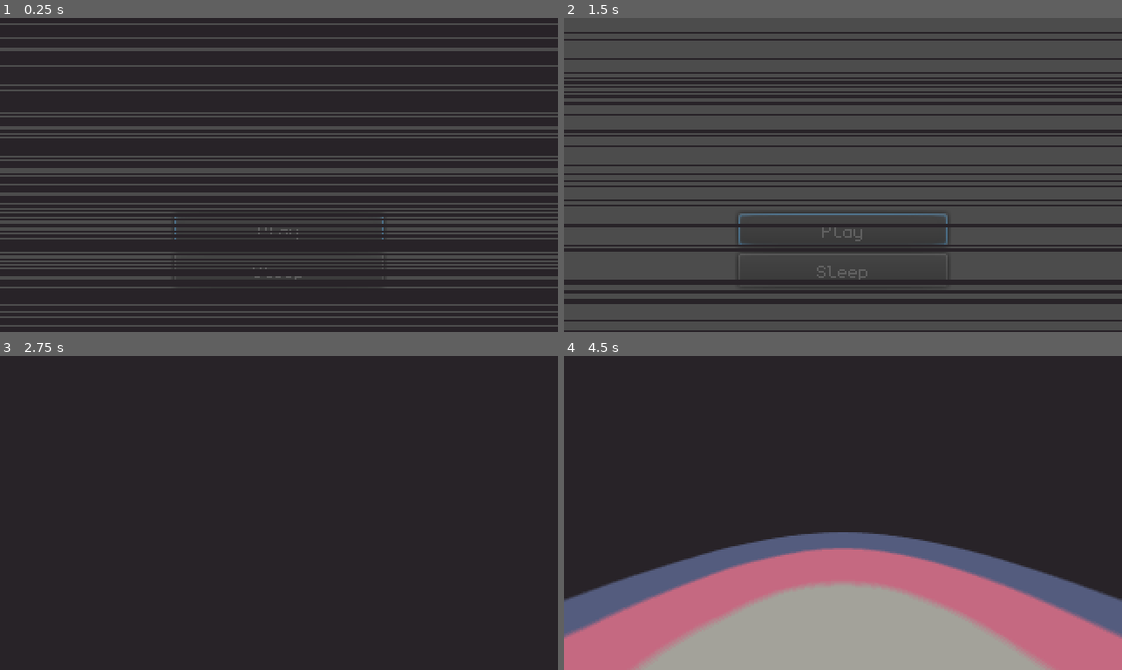
Above: before the commit, frames 1-4 (two rows, left to right).
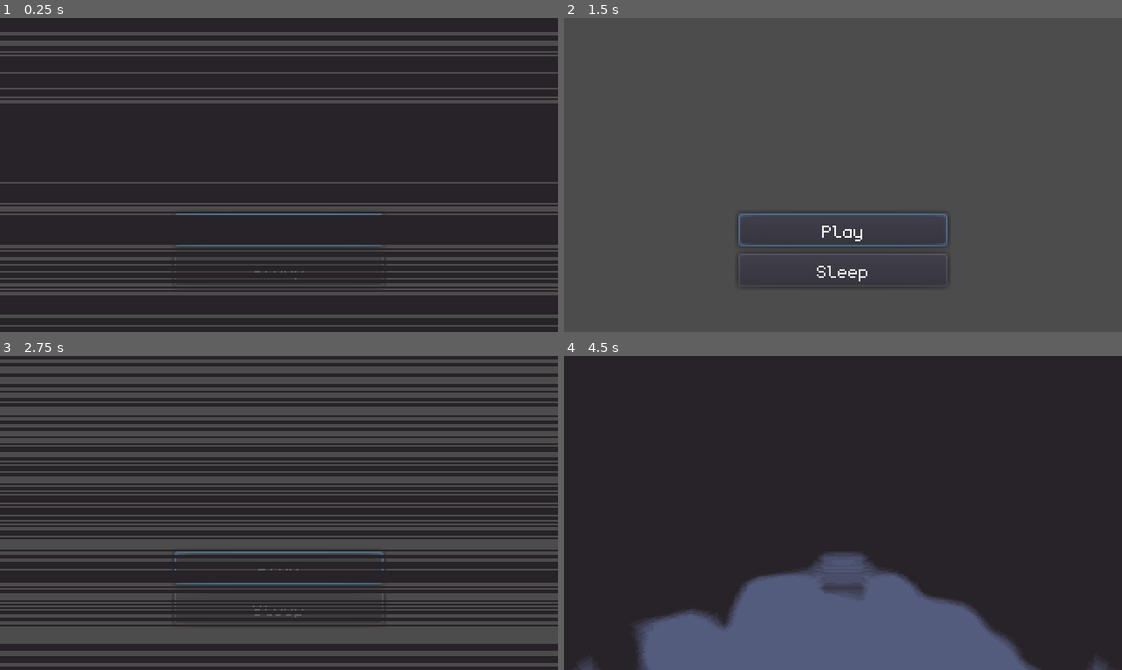
Above: after the commit, the same moments.

Repository: Kapendev/monologos
Game: Godot game, scene res://src/Main.tscn
Two runs of this game, one before a commit and one after it. Both use one fixed random seed, a clock stepped at 60 frames per second and the inputs below.
Inputs (mouse positions are in pixels of both pictures, inside the frame that each line leads up to):
- Up to frame 1 (0.25 s): no input
- Up to frame 2 (1.5 s): tap Enter (ui_accept) at 0.5 s; hold Right (ui_right) 0.53-1.25 s; hold Enter (ui_accept) 0.53-1.25 s; click (843, 231) at 1.25 s, where only the run before the commit has a clickable "Play"
- Up to frame 3 (2.75 s): click (279, 569) at 2 s, where only the run after the commit has a clickable "Play"
- Up to frame 4 (4.5 s): hold Down (ui_down) 2.78-3.53 s; tap Enter (ui_accept) at 2.85, 3.02, 3.32, 4.35 s; hold Right (ui_right) 3.53-4.28 s; hold Enter (ui_accept) 3.53-4.28 s; hold Up (ui_up) from 4.28 s (still down)

The runs differ from the first frame. In frame 1, 35% of the frame differs, in the area x 0-100%, y 1-95%; in frame 2, 21%; in frame 3, 51%, in the area x 0-100%, y 1-99%; in frame 4, 36%.

Commit message:
added touch buttons

Diff:
--- a/src/Lib.gd
+++ b/src/Lib.gd
@@ -41,11 +41,14 @@
 		"""Removes an actor from the grid."""
 		actors[id].x = -1
 
+	func can_move_actor(id: int, step: Vector2) -> bool:
+		var new: Vector2 = (actors[id] + step).floor()
+		return is_inside(new) and not new in walls
+
 	func move_actor(id: int, step: Vector2) -> void:
 		"""Moves an actor in the grid."""
-		var new: Vector2 = actors[id] + step
-		if is_inside(new) and not new in walls:
-			actors[id] = new
+		if can_move_actor(id, step):
+			actors[id] = (actors[id] + step).floor()
 
 	func add_wall(position: Vector2) -> int:
 		"""Adds a new wall to the grid. Returns the id of the created wall."""
--- a/src/gameplay/GameLevel.gd
+++ b/src/gameplay/GameLevel.gd
@@ -3,42 +3,71 @@
 var anim_time := 0.5
 var start_time := 2.5
 
-var grid: Lib.Grid = null
+var grid := Lib.new_grid(Vector2())
 var player := 0
+var player_direction := Vector2.UP
 
 onready var game_map := $GameMap
 onready var ui_map := $UiMap
+onready var move_buttons := $MoveButtons
+onready var tool_buttons := $ToolButtons
 
 func _ready():
 	# Create data.
-	grid = Lib.new_grid(Vector2(5.0, 5.0))
-	player = grid.add_actor(Vector2(2.0, 2.0))
+	grid = Lib.new_grid(Vector2(9.0, 9.0))
+	player = grid.add_actor((grid.size / 2.0).floor())
 	# Setup maps.
 	ui_map.grid = grid
 	game_map.show_map(start_time)
+	# Setup buttons.
+	move_buttons.connect("pressed_spin_left", self, "on_pressed_spin_left")
+	move_buttons.connect("pressed_move", self, "on_pressed_move")
+	move_buttons.connect("pressed_spin_right", self, "on_pressed_spin_right")
+	tool_buttons.connect("pressed_map", self, "on_pressed_map")
 
-func _process(_delta) -> void:
+func spin_player_left() -> void:
+	match player_direction:
+		Vector2.UP:
+			player_direction = Vector2.LEFT
+		Vector2.LEFT:
+			player_direction = Vector2.DOWN
+		Vector2.DOWN:
+			player_direction = Vector2.RIGHT
+		Vector2.RIGHT:
+			player_direction = Vector2.UP
+
+func spin_player_right() -> void:
+	match player_direction:
+		Vector2.UP:
+			player_direction = Vector2.RIGHT
+		Vector2.RIGHT:
+			player_direction = Vector2.DOWN
+		Vector2.DOWN:
+			player_direction = Vector2.LEFT
+		Vector2.LEFT:
+			player_direction = Vector2.UP
+
+func can_move() -> bool:
+	return game_map.is_map_visible() \
+	and not game_map.is_active()
+
+func on_pressed_spin_left() -> void:
+	if can_move():
+		game_map.spin_left()
+		spin_player_left()
+
+func on_pressed_move() -> void:
+	if can_move() and grid.can_move_actor(player, player_direction):
+		game_map.move()
+		grid.move_actor(player, player_direction)
+
+func on_pressed_spin_right() -> void:
+	if can_move():
+		game_map.spin_right()
+		spin_player_right()
+
+func on_pressed_map() -> void:
 	if not game_map.is_active():
-		update_ui()
-		if game_map.is_map_visible():
-			update_position()
-
-func update_ui():
-	if Input.is_action_pressed("ui_accept"):
 		var is_map_visible: bool = game_map.is_map_visible()
 		game_map.set_map_visibility(not is_map_visible, anim_time)
 		ui_map.set_map_visibility(is_map_visible, anim_time)
-
-func update_position():
-	if Input.is_action_pressed("ui_up"):
-		game_map.move()
-		grid.move_actor(player, Vector2(0, -1))
-	if Input.is_action_pressed("ui_down"):
-		game_map.move()
-		grid.move_actor(player, Vector2(0, 1))
-	if Input.is_action_pressed("ui_left"):
-		game_map.spin_left()
-		grid.move_actor(player, Vector2(-1, 0))
-	if Input.is_action_pressed("ui_right"):
-		game_map.spin_right()
-		grid.move_actor(player, Vector2(1, 0))
--- a/src/gameplay/GameLevel.tscn
+++ b/src/gameplay/GameLevel.tscn
@@ -1,8 +1,10 @@
-[gd_scene load_steps=4 format=2]
+[gd_scene load_steps=6 format=2]
 
 [ext_resource path="res://src/ui/UiMap.tscn" type="PackedScene" id=1]
 [ext_resource path="res://src/gameplay/GameMap.tscn" type="PackedScene" id=2]
+[ext_resource path="res://src/ui/MoveButtons.tscn" type="PackedScene" id=3]
 [ext_resource path="res://src/gameplay/GameLevel.gd" type="Script" id=4]
+[ext_resource path="res://src/ui/ToolButtons.tscn" type="PackedScene" id=5]
 
 [node name="GameLevel" type="Node"]
 script = ExtResource( 4 )
@@ -10,3 +12,11 @@
 [node name="GameMap" parent="." instance=ExtResource( 2 )]
 
 [node name="UiMap" parent="." instance=ExtResource( 1 )]
+
+[node name="MoveButtons" parent="." instance=ExtResource( 3 )]
+visible = false
+mouse_filter = 2
+
+[node name="ToolButtons" parent="." instance=ExtResource( 5 )]
+visible = false
+mouse_filter = 2
--- /dev/null
+++ b/src/ui/InputButton.gd
@@ -0,0 +1,10 @@
+extends Button
+
+export var key := ""
+
+func _ready():
+	set_process_input(not key.empty())
+
+func _input(event):
+	if event.is_action_pressed(key):
+		emit_signal("pressed")
--- /dev/null
+++ b/src/ui/InputButton.tscn
@@ -0,0 +1,12 @@
+[gd_scene load_steps=3 format=2]
+
+[ext_resource path="res://assets/monogram.tres" type="DynamicFont" id=1]
+[ext_resource path="res://src/ui/InputButton.gd" type="Script" id=2]
+
+[node name="InputButton" type="Button"]
+margin_right = 12.0
+margin_bottom = 20.0
+focus_mode = 0
+custom_fonts/font = ExtResource( 1 )
+enabled_focus_mode = 0
+script = ExtResource( 2 )
--- /dev/null
+++ b/src/ui/MoveButtons.gd
@@ -0,0 +1,25 @@
+extends Control
+
+signal pressed_spin_left
+signal pressed_move
+signal pressed_spin_right
+
+func make_button_invisible() -> void:
+	show()
+	modulate.a = 0.0
+
+func _ready() -> void:
+	$HBoxContainer/SpinLeftButton.connect("pressed", self, "on_spin_left_pressed")
+	$HBoxContainer/MoveButton.connect("pressed", self, "on_move_pressed")
+	$HBoxContainer/SpinRightButton.connect("pressed", self, "on_spin_right_pressed")
+	if not visible:
+		make_button_invisible()
+
+func on_spin_left_pressed() -> void:
+	emit_signal("pressed_spin_left")
+
+func on_move_pressed() -> void:
+	emit_signal("pressed_move")
+
+func on_spin_right_pressed() -> void:
+	emit_signal("pressed_spin_right")
--- /dev/null
+++ b/src/ui/MoveButtons.tscn
@@ -0,0 +1,37 @@
+[gd_scene load_steps=3 format=2]
+
+[ext_resource path="res://src/ui/InputButton.tscn" type="PackedScene" id=1]
+[ext_resource path="res://src/ui/MoveButtons.gd" type="Script" id=2]
+
+[node name="MoveButtons" type="Control"]
+anchor_right = 1.0
+anchor_bottom = 1.0
+script = ExtResource( 2 )
+
+[node name="HBoxContainer" type="HBoxContainer" parent="."]
+anchor_right = 1.0
+anchor_bottom = 1.0
+alignment = 1
+
+[node name="SpinLeftButton" parent="HBoxContainer" instance=ExtResource( 1 )]
+margin_right = 104.0
+margin_bottom = 180.0
+size_flags_horizontal = 3
+size_flags_vertical = 3
+key = "ui_left"
+
+[node name="MoveButton" parent="HBoxContainer" instance=ExtResource( 1 )]
+margin_left = 108.0
+margin_right = 212.0
+margin_bottom = 180.0
+size_flags_horizontal = 3
+size_flags_vertical = 3
+key = "ui_up"
+
+[node name="SpinRightButton" parent="HBoxContainer" instance=ExtResource( 1 )]
+margin_left = 216.0
+margin_right = 320.0
+margin_bottom = 180.0
+size_flags_horizontal = 3
+size_flags_vertical = 3
+key = "ui_right"
--- a/src/ui/StartMenu.tscn
+++ b/src/ui/StartMenu.tscn
@@ -42,6 +42,7 @@
 anchor_right = 0.5
 anchor_bottom = 0.5
 margin_left = -320.0
-margin_top = -90.0
-margin_bottom = 90.0
+margin_top = -130.0
+margin_bottom = 130.0
 width = 640
+height = 260
--- /dev/null
+++ b/src/ui/ToolButtons.gd
@@ -0,0 +1,15 @@
+extends Control
+
+signal pressed_map
+
+func make_button_invisible() -> void:
+	show()
+	modulate.a = 0.0
+
+func _ready() -> void:
+	$HBoxContainer/MapButton.connect("pressed", self, "on_map_pressed")
+	if not visible:
+		make_button_invisible()
+
+func on_map_pressed() -> void:
+	emit_signal("pressed_map")
--- /dev/null
+++ b/src/ui/ToolButtons.tscn
@@ -0,0 +1,26 @@
+[gd_scene load_steps=3 format=2]
+
+[ext_resource path="res://src/ui/InputButton.tscn" type="PackedScene" id=1]
+[ext_resource path="res://src/ui/ToolButtons.gd" type="Script" id=2]
+
+[node name="ToolButtons" type="Control"]
+anchor_right = 1.0
+anchor_bottom = 1.0
+script = ExtResource( 2 )
+
+[node name="HBoxContainer" type="HBoxContainer" parent="."]
+anchor_left = 0.5
+anchor_top = 1.0
+anchor_right = 0.5
+anchor_bottom = 1.0
+margin_left = -52.0
+margin_top = -33.0
+margin_right = 52.0
+alignment = 1
+
+[node name="MapButton" parent="HBoxContainer" instance=ExtResource( 1 )]
+margin_right = 104.0
+margin_bottom = 33.0
+size_flags_horizontal = 3
+size_flags_vertical = 3
+key = "ui_down"
--- a/src/ui/UiMap.gd
+++ b/src/ui/UiMap.gd
@@ -58,10 +58,10 @@
 	return visible
 
 func x_offset() -> float:
-	return -CELL_SIZE.x * grid.width() / 2.0
+	return -CELL_SIZE.x * (grid.width() / 2.0) + CELL_SIZE.x / 2.0
 
 func y_offset() -> float:
-	return -CELL_SIZE.y * grid.height() / 2.0
+	return -CELL_SIZE.y * (grid.height() / 2.0) + CELL_SIZE.y / 2.0
 
 func draw_h_line(x: int, y: int) -> void:
 	draw_line(
